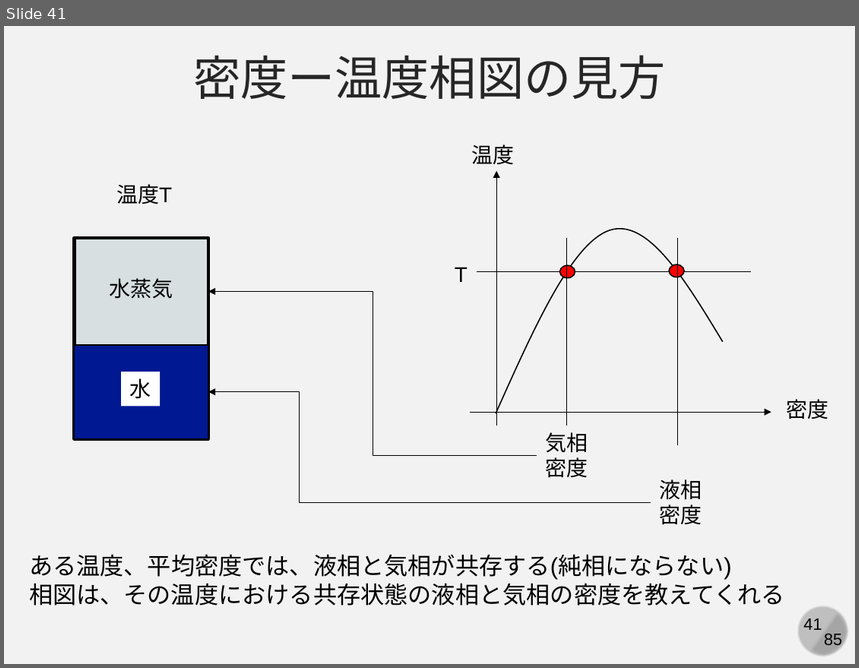
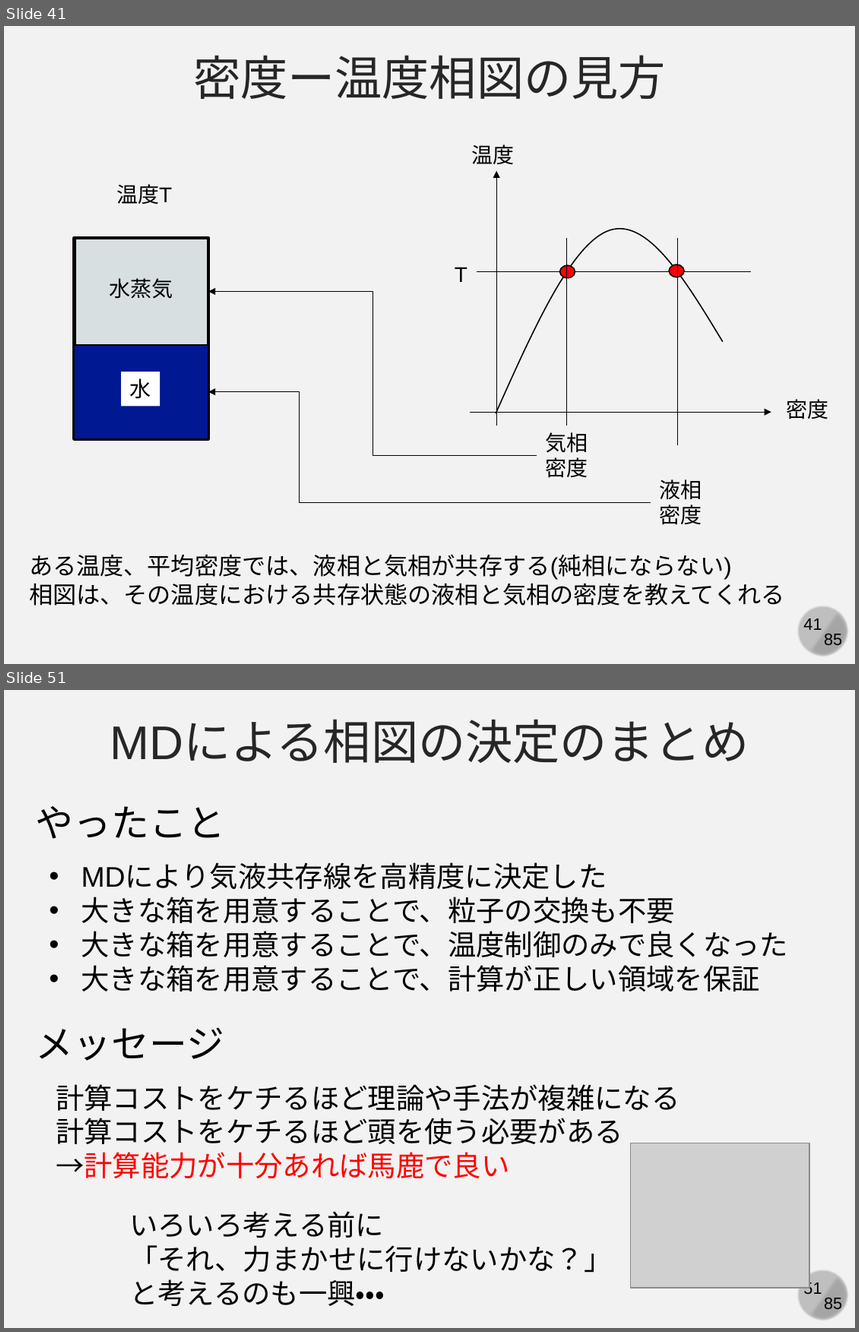
Before and after one commit to kaityo256/yamagata2022, a slide deck: 05_md_advanced/yamagata05.pptx. Shown one above the other, each under a label of ours: slide 41 before the commit, slides 41 and 51 after it; the slides between them are not shown. The pictures are 859x668 and 859x1332 pixels, drawn with LibreOffice and Linux fonts; fonts in the diff are those of the drawing; grey boxes stand for pictures. Boxes give left, top, right and bottom in pixels: in the first picture for what was removed or moved away, otherwise in the second. Text is boxed around its words. In the diff, an @@ line names an element or a change of style, - is before the commit and + after.

```diff
--- a/05_md_advanced/yamagata05.pptx
+++ b/05_md_advanced/yamagata05.pptx
@@ slide 51 added at (4, 690, 855, 1328), background #F2F2F2; not listed: 4 template elements that a slide beside it also shows @@
@@ text added at (110, 721, 750, 763), 40 pt, text #262626 @@
+MDによる相図の決定のまとめ
@@ text added at (36, 806, 225, 839), 32 pt, text #000000 @@
+やったこと
@@ text added at (82, 865, 789, 992), 24 pt, text #000000 @@
+• MDにより気液共存線を高精度に決定した
+• 大きな箱を用意することで、粒子の交換も不要
+• 大きな箱を用意することで、温度制御のみで良くなった
+• 大きな箱を用意することで、計算が正しい領域を保証
@@ text added at (36, 1027, 224, 1061), 32 pt, text #000000 @@
+メッセージ
@@ text added at (56, 1084, 680, 1179), 24 pt, text #000000 @@
+計算コストをケチるほど理論や手法が複雑になる
+計算コストをケチるほど頭を使う必要がある
+→計算能力が十分あれば馬鹿で良い
@@ picture added at (630, 1143, 810, 1287) @@
@@ text added at (129, 1211, 612, 1306), 24 pt, text #000000 @@
+いろいろ考える前に
+「それ、力まかせに行けないかな？」
+と考えるのも一興・・・
```
Also in this commit, not shown: 1 slide changed, 17 other slides added, 1 slide removed.
